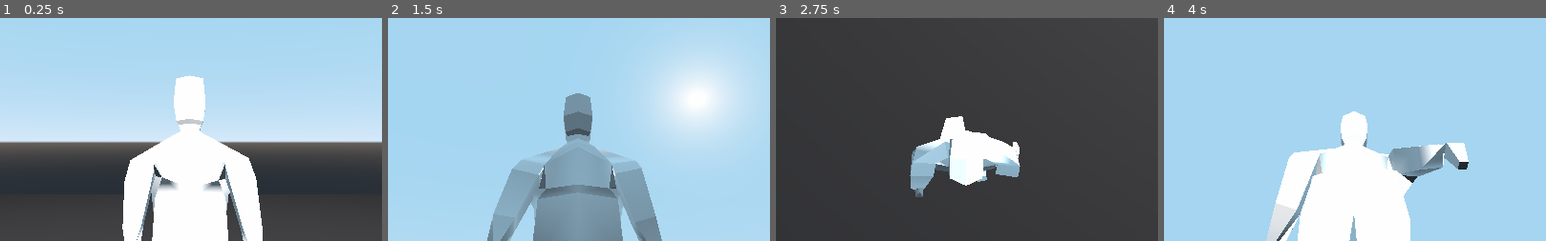
Above: before the commit, frames 1-4 (left to right).
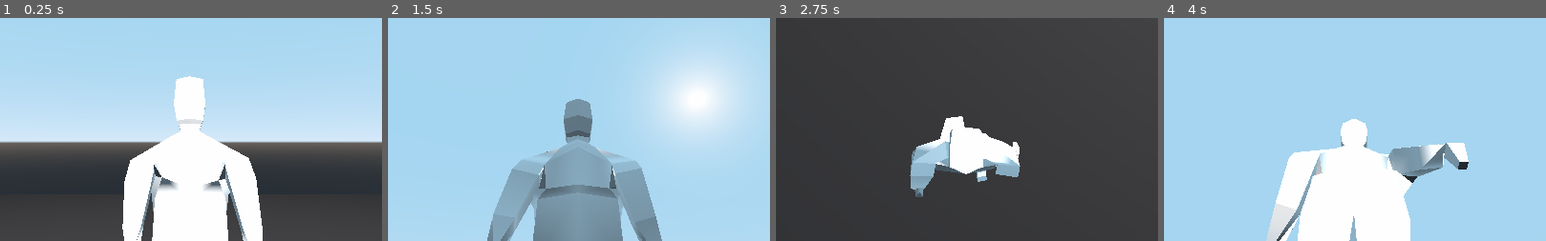
Above: after the commit, the same moments.

Repository: lolajojo/childhood_mystery_prototype
Game: Godot game, scene res://scenes/Main.tscn
Two runs of this game, one before a commit and one after it. Both use one fixed random seed, a clock stepped at 60 frames per second and the inputs below.
Inputs (mouse positions are % of the whole screen's width and height, from its top left):
- Up to frame 1 (0.25 s): no input
- Up to frame 2 (1.5 s): tap Enter at 0.5 s; move the mouse to (72, 45) at 0.52 s; hold D (move_right) 0.53-1.28 s; move the mouse to (30, 55) at 1.27 s; hold S (move_back) from 1.28 s (still down)
- Up to frame 3 (2.75 s): move the mouse to (60, 28) at 2.02 s; release S (move_back) at 2.03 s; hold D (move_right) from 2.03 s (still down)
- Up to frame 4 (4 s): move the mouse to (45, 70) at 2.77 s; release D (move_right) at 2.78 s; hold W (move_forward) 2.78-3.53 s; move the mouse to (80, 65) at 3.52 s; hold A (move_left) from 3.53 s (still down)
The pictures show only the part of the screen within x 25-75%, y 22-72%; the shares and areas given below are measured in that part.

The runs differ from the first frame. In frame 1, 0.1% of the frame differs, in the area x 44-54%, y 25-54%; in frame 2, 0.4%; in frame 3, 0.5%, in the area x 37-61%, y 49-76%; in frame 4, 0.3%.

Commit message:
Rearrange file withing scripts and scenes folders

Diff:
--- a/childhood-mystery-prototype/scenes/Main.tscn
+++ b/childhood-mystery-prototype/scenes/Main.tscn
@@ -1,7 +1,7 @@
 [gd_scene load_steps=7 format=2]
 
 [ext_resource path="res://scenes/Player.tscn" type="PackedScene" id=1]
-[ext_resource path="res://scenes/MouseRotationPoint.gd" type="Script" id=2]
+[ext_resource path="res://scripts/MouseRotationPoint.gd" type="Script" id=2]
 [ext_resource path="res://scripts/Main.gd" type="Script" id=3]
 
 [sub_resource type="BoxShape" id=1]
@@ -39,3 +39,9 @@
 
 [node name="Camera" type="Camera" parent="Player/CameraPivot"]
 transform = Transform( -1, 0, 8.74228e-08, 0, 1, 0, -8.74228e-08, 0, -1, 0, 0.264098, -5.7336 )
+
+[node name="PointToLookAt" type="Position3D" parent="."]
+transform = Transform( 1, 0, 0, 0, 1, 0, 0, 0, 1, 6.77421, 7.69795, 10.213 )
+
+[editable path="Player"]
+[editable path="Player/Pivot/lp_dummy"]
--- a/childhood-mystery-prototype/scenes/Player.tscn
+++ b/childhood-mystery-prototype/scenes/Player.tscn
@@ -1,7 +1,7 @@
 [gd_scene load_steps=7 format=2]
 
 [ext_resource path="res://scenes/lp_dummy.tscn" type="PackedScene" id=1]
-[ext_resource path="res://scenes/Player.gd" type="Script" id=2]
+[ext_resource path="res://scripts/Player.gd" type="Script" id=2]
 [ext_resource path="res://animations/walking.tres" type="Animation" id=3]
 [ext_resource path="res://animations/idle.tres" type="Animation" id=4]
 [ext_resource path="res://scripts/AnimationPlayer.gd" type="Script" id=5]
--- a/childhood-mystery-prototype/scenes/lp_dummy.tscn
+++ b/childhood-mystery-prototype/scenes/lp_dummy.tscn
@@ -124,7 +124,7 @@
 bones/2/bound_children = [  ]
 bones/3/name = "Neck"
 bones/3/parent = 2
-bones/3/rest = Transform( 1, -1.8852e-08, 7.46418e-10, 1.8852e-08, 0.996869, -0.079071, 7.46564e-10, 0.079071, 0.996869, -2.87225e-15, 0.969669, 7.45058e-09 )
+bones/3/rest = Transform( 1, 0, 0, 0, 0.997, -0.079, 0, 0.235, 0.997, 0, 0.97, 0 )
 bones/3/enabled = true
 bones/3/bound_children = [  ]
 bones/4/name = "Head"
--- a/childhood-mystery-prototype/scenes/Player.gd
+++ b/childhood-mystery-prototype/scripts/Player.gd
@@ -6,6 +6,7 @@
 export var speed = 15
 export(NodePath) var rotation_ref_nodePath
 export(NodePath) var pivot_point
+
 
 var velocity = Vector3.ZERO
 var is_moving = false
Renamed: childhood-mystery-prototype/scenes/MouseRotationPoint.gd -> childhood-mystery-prototype/scripts/MouseRotationPoint.gd
